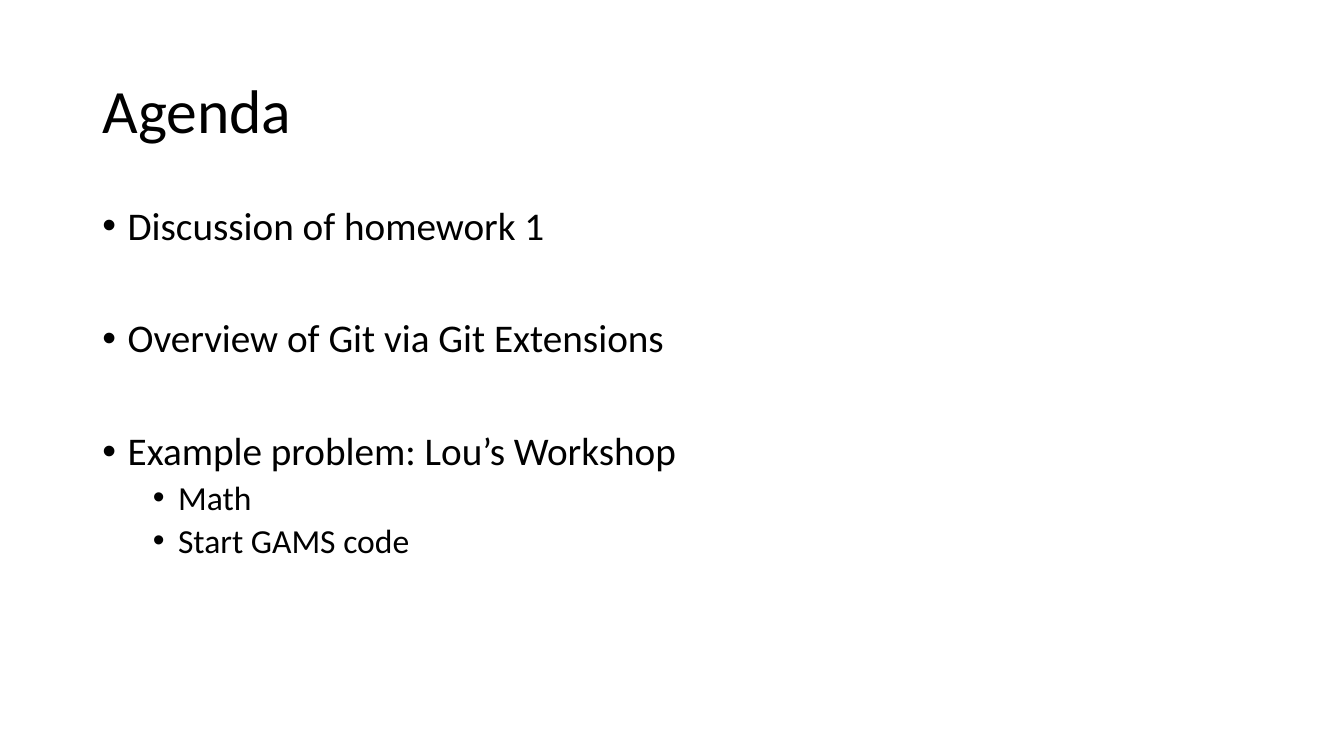
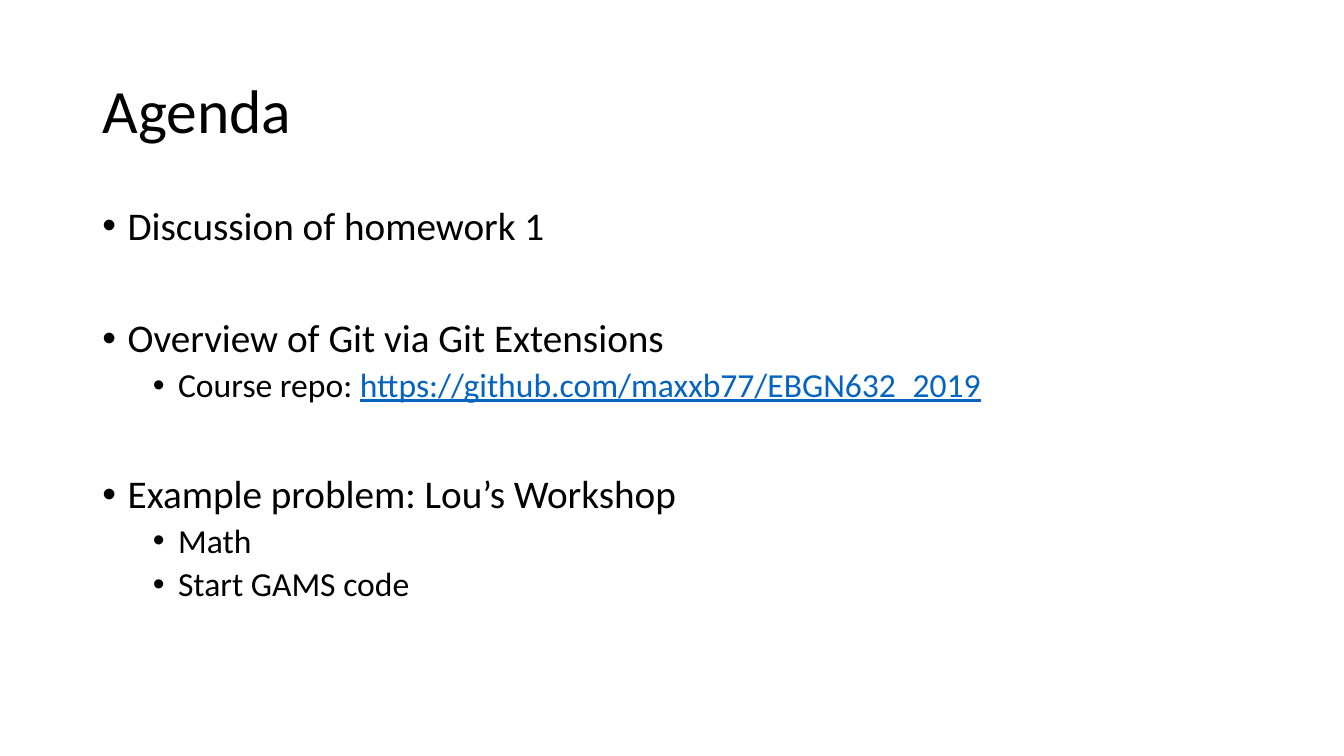
Before and after one commit to maxxb77/EBGN632_2019, a slide deck: slide 2 of ClassSlides/Course2.pptx. Drawn at 1344x756 pixels with LibreOffice and Linux fonts; fonts in the diff are those of the drawing. Boxes give left, top, right and bottom in pixels: in the first picture for what was removed or moved away, otherwise in the second. Text is boxed around its words. In the diff, an @@ line names an element or a change of style, - is before the commit and + after.

```diff
--- a/ClassSlides/Course2.pptx
+++ b/ClassSlides/Course2.pptx
@@ text at [178, 373, 981, 403]: paragraph added @@
+  • Course repo: https://github.com/maxxb77/EBGN632_2019
```
Also in this commit, not shown: 5 slides added, 2 slides removed.
